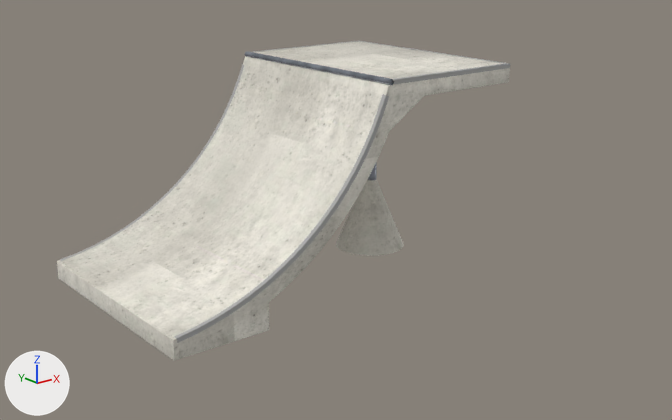
Before and after pictures for a commit that changed the glTF model public/katalog/modelle/quarterramp-165.gltf.
Rendered twice from a 50 mm lens placed at (-4.19, -5.91, 2.76), pointed at (0.58, 0.06, 0.37). Arrows for +X, +Y and +Z are at lower left; the lights stay in place. The older version comes first.

Objects in the first picture: 'SK0578_+Quarterramp_165.001'.
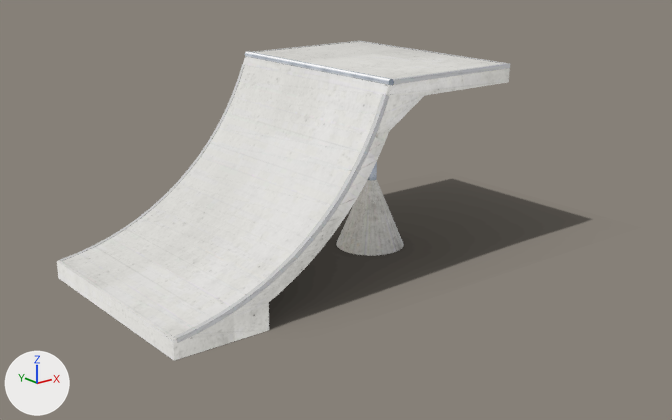
What differs and where, as boxes [x1, y1, x2, y2] in the pictures (672 x 420 px):
'SK0578_+Quarterramp_165.001', surface changed
    both: [57, 41, 510, 361]
'Schatten', added
    after: [190, 179, 590, 356]

The change, as a list of edits to the scene's bpy script:
```text
Add img_quarterramp_165_licht:
    img_quarterramp_165_licht = load_image('quarterramp-165_licht', 'texturen/quarterramp-165_licht.jpg', 2048, 2048, 'sRGB')
Add img_quarterramp_165_schatten:
    img_quarterramp_165_schatten = load_image('quarterramp-165_schatten', 'texturen/quarterramp-165_schatten.png', 369, 200, 'sRGB')
Change mat_beton_web_018:
    remove # nodes: BsdfPrincipled, NormalMap, OutputMaterial, TexImage x2, UVMap x2
    remove # uses the picture img_quarterramp_165_farbe
    remove # uses the picture img_quarterramp_165_normal
    nodes: BsdfTransparent, Emission, LightPath, MixShader, OutputMaterial, TexImage, UVMap
    uses the picture img_quarterramp_165_licht
Change mat_stahl_web_011:
    remove # nodes: BsdfPrincipled, NormalMap, OutputMaterial, TexImage x2, UVMap x2
    remove # uses the picture img_quarterramp_165_farbe
    remove # uses the picture img_quarterramp_165_normal
    nodes: BsdfTransparent, Emission, LightPath, MixShader, OutputMaterial, TexImage, UVMap
    uses the picture img_quarterramp_165_licht
Change mat_kantenwinkel_web_007:
    remove # nodes: BsdfPrincipled, NormalMap, OutputMaterial, TexImage x2, UVMap x2
    remove # uses the picture img_quarterramp_165_farbe
    remove # uses the picture img_quarterramp_165_normal
    nodes: BsdfTransparent, Emission, LightPath, MixShader, OutputMaterial, TexImage, UVMap
    uses the picture img_quarterramp_165_licht
Add mat_schatten_016:
    mat_schatten_016 = bpy.data.materials.new('Schatten.016')
    # uses the picture img_quarterramp_165_schatten
Add me_schatten:
    me_schatten.from_pydata(...)  # 4 vertices, 2 faces; spans x -1.62..3.2, y -1.23..1.39, z 0.0
    me_schatten.materials.append(mat_schatten_016)
Add ob_schatten:
    ob_schatten = bpy.data.objects.new('Schatten', me_schatten)
    ob_schatten.location = (0.0, 0.0, 0.0)
```
